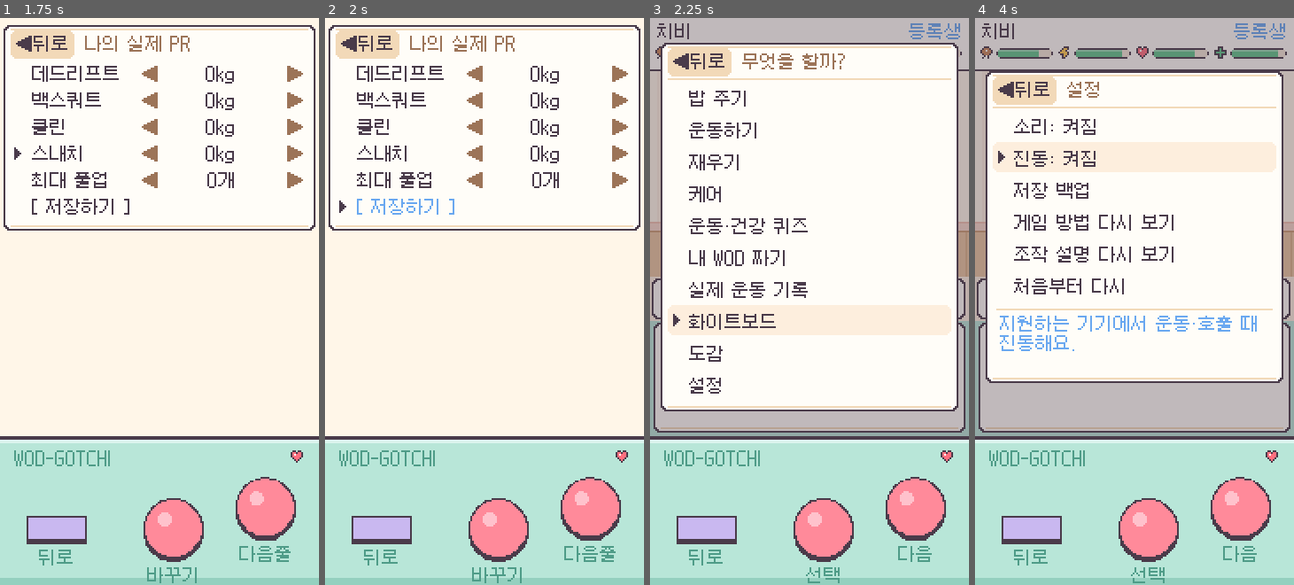
Above: before the commit, frames 1-4 (left to right).
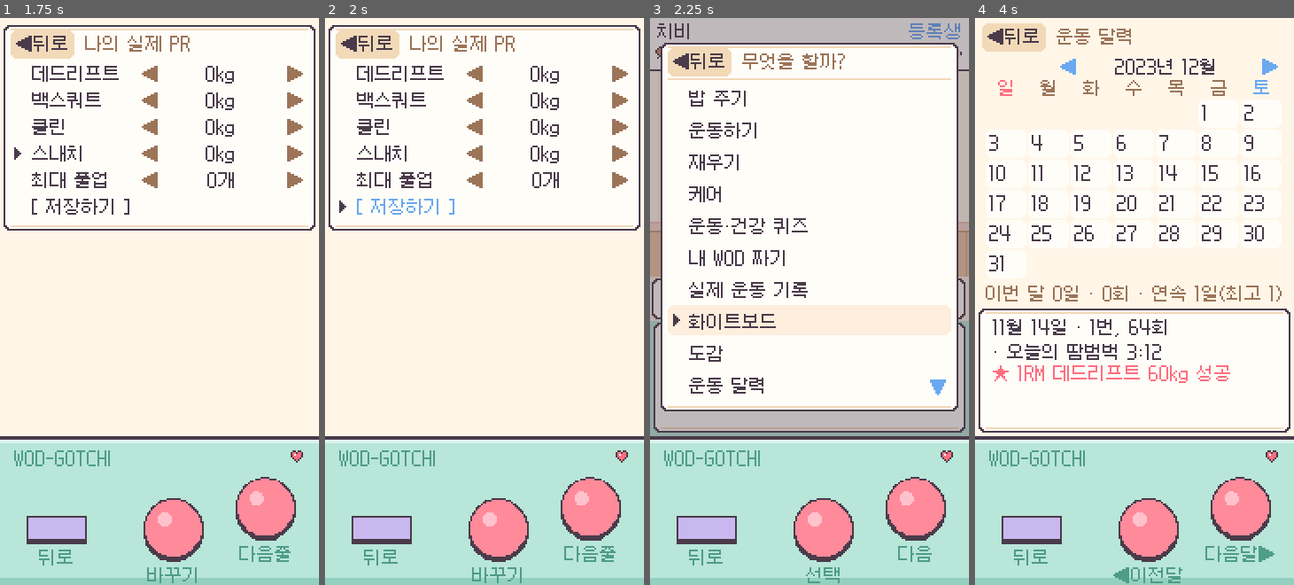
Above: after the commit, the same moments.

Repository: youngjungcho/WOD-GOTCHI
Game: Godot game, scene res://tests/LayoutShot.tscn
The game is run twice, just before and just after one commit, with the same random seed, the same clock (stepped at 60 frames per second) and the same inputs. This scene is started directly instead of the project's main scene.
Inputs (mouse positions are in pixels of both pictures, inside the frame that each line leads up to):
- Up to frame 1 (1.75 s): tap Enter at 0.5 s; move the mouse to (229, 273) at 0.52 s; hold Right 0.53-1.28 s; tap Z at 0.6 s; click (229, 273) at 0.67 s; tap Space at 0.77, 1.52 s; move the mouse to (95, 329) at 1.27 s; hold Down from 1.28 s (still down); tap X at 1.35 s
- Up to frame 2 (2 s): keep holding Down
- Up to frame 3 (2.25 s): move the mouse to (841, 176) at 2.02 s; release Down at 2.03 s; hold Right from 2.03 s (still down); tap Enter at 2.1 s
- Up to frame 4 (4 s): move the mouse to (1118, 414) at 2.77 s; release Right at 2.78 s; hold Up 2.78-3.53 s; tap Tab at 2.85 s; click (1118, 414) at 2.92 s; tap Space at 3.02, 3.5, 3.77 s; move the mouse to (1230, 386) at 3.52 s; hold Left from 3.53 s (still down); tap C at 3.6 s

Frames 1-2 are identical in both runs. In frame 3, 0.3% of the frame differs, in the area x 12-93%, y 63-67%; in frame 4, 36%, in the area x 0-100%, y 0-100%.

Commit message:
운동 기록 달력 추가, 날짜 시간대 버그 수정
- 날짜별 운동 기록(WOD 결과, 1RM, 실제 PR, 체크인)과 PR 표시
- 달력 화면: 운동한 날 색칠, PR 표시, 날짜별 상세, 이번 달 요약, 연속 운동 일수, 월 이동
- 날짜 계산을 기기 시간대 기준으로 통일 (연속 일수, 출석 '어제' 판단)

Co-Authored-By: Claude Opus 5.5 <noreply@anthropic.com>

Diff:
--- a/scripts/game_state.gd
+++ b/scripts/game_state.gd
@@ -65,6 +65,12 @@
 
 static func today() -> String:
 	return Time.get_date_string_from_system()
+
+
+## 유닉스 시간 → 이 기기 시간대 기준 날짜 "YYYY-MM-DD" (today()와 같은 기준)
+static func local_date(unix: float) -> String:
+	var bias: int = Time.get_time_zone_from_system().get("bias", 0)
+	return Time.get_date_string_from_unix_time(int(unix) + bias * 60)
 
 
 # ---------- 생성 / 저장 ----------
@@ -224,7 +230,7 @@
 	var d := today()
 	var att: Dictionary = data.get("attend", {"last": "", "streak": 0, "best": 0})
 	if att.last != d:
-		var yesterday := Time.get_date_string_from_unix_time(int(now()) - 86400)
+		var yesterday := local_date(now() - 86400)
 		att.streak = int(att.streak) + 1 if att.last == yesterday else 1
 		att.best = maxi(int(att.best), int(att.streak))
 		att.last = d
@@ -296,6 +302,48 @@
 		add_mental(3.0)
 		toast.emit("오늘 미션 올클리어! +%d코인, 멘탈 +3" % MISSION_BONUS)
 	changed.emit()
+
+
+# ---------- 운동 기록 (달력) ----------
+const LOG_DAYS := 400  # 이 일수보다 오래된 기록은 지운다
+
+
+## 오늘 기록. {"reps": 총 횟수, "sessions": 운동 수, "items": [{"text", "pr"}]}
+func _day_log(day: String = "") -> Dictionary:
+	if day == "":
+		day = today()
+	if not data.has("log"):
+		data.log = {}
+	var lg: Dictionary = data.log
+	if not lg.has(day):
+		lg[day] = {"reps": 0, "sessions": 0, "items": []}
+		_prune_log()
+	return lg[day]
+
+
+func _prune_log() -> void:
+	var lg: Dictionary = data.log
+	if lg.size() <= LOG_DAYS:
+		return
+	var keys := lg.keys()
+	keys.sort()
+	for i in keys.size() - LOG_DAYS:
+		lg.erase(keys[i])
+
+
+## 달력에 남길 한 줄. pr=true면 그날 ★
+func log_item(text: String, pr: bool = false) -> void:
+	var dl := _day_log()
+	var items: Array = dl.items
+	items.append({"text": text, "pr": pr})
+	while items.size() > 12:
+		items.pop_front()
+
+
+func log_reps(reps: int) -> void:
+	var dl := _day_log()
+	dl.reps = int(dl.reps) + reps
+	dl.sessions = int(dl.sessions) + 1
 
 
 # ---------- 저장 백업 ----------
@@ -1123,6 +1171,10 @@
 		return "오늘은 이미 체크인했어요!"
 	r.checkin_day = today()
 	add_gauge("mood", 15)
+	log_item("실제 운동 체크인")
+	if not data.has("workout_days"):
+		data.workout_days = {}
+	data.workout_days[today()] = true
 	for s in STATS:
 		data.xp[s] = float(data.xp[s]) + 6.0
 	var msgs := check_stage_up()
@@ -1138,6 +1190,7 @@
 	if value <= old:
 		return "기존 기록(%s)보다 높아야 보너스를 받아요." % Pal.num(old)
 	prs[key] = value
+	log_item("실제 PR %s %s" % [LIFTS.get(key, "최대 풀업"), Pal.num(value) + ("개" if key == "pullup" else "kg")], true)
 	var stat: String = {"deadlift": "str", "squat": "str", "clean": "tec", "snatch": "tec", "pullup": "gym"}[key]
 	data.xp[stat] = float(data.xp[stat]) + 30.0
 	add_gauge("mood", 20)
--- a/scripts/menus.gd
+++ b/scripts/menus.gd
@@ -15,6 +15,7 @@
 		{"label": "실제 운동 기록", "cb": func(): main.push(real_menu(main))},
 		{"label": "화이트보드", "cb": func(): main.pop(); main.push(StatsScreen.new())},
 		{"label": "도감", "cb": func(): main.pop(); main.push(DexScreen.new())},
+		{"label": "운동 달력", "cb": func(): main.pop(); main.push(CalendarScreen.new())},
 		{"label": "설정", "cb": func(): main.push(settings_menu(main))},
 	])
 
--- /dev/null
+++ b/scripts/screens/calendar_screen.gd
@@ -0,0 +1,191 @@
+class_name CalendarScreen
+extends Screen
+## 운동 기록 달력. 운동한 날은 색칠(많이 할수록 진하게), PR한 날은 ★, 오늘은 테두리.
+## 날짜를 누르면 그날 한 운동이 아래에 나온다. ◀ ▶로 달을 넘긴다.
+## 버튼: B 이전 달, A 다음 달, 메뉴 뒤로
+
+const CELL := Vector2(24, 17)
+const GRID_Y := 46.0
+const WEEK := ["일", "월", "화", "수", "목", "금", "토"]
+
+var _year: int
+var _month: int
+var _sel := ""  # 고른 날짜 "YYYY-MM-DD"
+
+
+func _init() -> void:
+	super()
+	var d := Time.get_date_dict_from_system()
+	_year = d.year
+	_month = d.month
+	_sel = GameState.today()
+
+
+func button_labels() -> Dictionary:
+	return {"a": "다음달▶", "b": "◀이전달", "menu": "뒤로"}
+
+
+func _shift(delta: int) -> void:
+	_month += delta
+	if _month < 1:
+		_month = 12
+		_year -= 1
+	elif _month > 12:
+		_month = 1
+		_year += 1
+	Sfx.play("move")
+
+
+func on_button(btn: String, down: bool) -> void:
+	if not down:
+		return
+	match btn:
+		"a":
+			_shift(1)
+		"b":
+			_shift(-1)
+		"menu":
+			Sfx.play("back")
+			main.pop()
+
+
+func on_dir(d: Vector2i) -> void:
+	if d.x != 0:
+		_shift(d.x)
+
+
+static func _date_str(y: int, m: int, day: int) -> String:
+	return "%04d-%02d-%02d" % [y, m, day]
+
+
+static func _days_in(y: int, m: int) -> int:
+	if m == 2:
+		return 29 if (y % 4 == 0 and y % 100 != 0) or y % 400 == 0 else 28
+	return 30 if m in [4, 6, 9, 11] else 31
+
+
+## 그 달 1일의 요일 (0=일요일)
+static func _first_weekday(y: int, m: int) -> int:
+	var unix := Time.get_unix_time_from_datetime_dict({"year": y, "month": m, "day": 1, "hour": 12})
+	return Time.get_date_dict_from_unix_time(unix).weekday
+
+
+func _cell_rect(day: int) -> Rect2:
+	var idx := _first_weekday(_year, _month) + day - 1
+	return Rect2(6 + (idx % 7) * CELL.x, GRID_Y + (idx / 7) * CELL.y, CELL.x - 1, CELL.y - 1)
+
+
+func on_tap(pos: Vector2) -> void:
+	if Rect2(4, 3, 36, 16).grow(3).has_point(pos):
+		Sfx.play("back")
+		main.pop()
+		return
+	if Rect2(48, 20, 16, 14).grow(4).has_point(pos):
+		_shift(-1)
+		return
+	if Rect2(size.x - 22, 20, 16, 14).grow(4).has_point(pos):
+		_shift(1)
+		return
+	for day in range(1, _days_in(_year, _month) + 1):
+		if _cell_rect(day).has_point(pos):
+			_sel = _date_str(_year, _month, day)
+			Sfx.play("move")
+			return
+
+
+func _worked(date: String) -> bool:
+	return (GameState.data.get("workout_days", {}) as Dictionary).has(date) or _log(date).get("sessions", 0) > 0
+
+
+func _log(date: String) -> Dictionary:
+	return (GameState.data.get("log", {}) as Dictionary).get(date, {})
+
+
+func _has_pr(date: String) -> bool:
+	for it in _log(date).get("items", []):
+		if it.get("pr", false):
+			return true
+	return false
+
+
+## 오늘부터 거꾸로 이어진 연속 운동 일수와, 기록 전체에서 가장 긴 연속 일수.
+func _streaks() -> Vector2i:
+	var days: Dictionary = GameState.data.get("workout_days", {})
+	var dates := []
+	for k in days:
+		if String(k).length() == 10:
+			dates.append(String(k))
+	dates.sort()
+	var best := 0
+	var run := 0
+	var prev := 0
+	for ds in dates:
+		var u := int(Time.get_unix_time_from_datetime_string(ds + "T12:00:00"))
+		run = run + 1 if prev > 0 and u - prev == 86400 else 1
+		best = maxi(best, run)
+		prev = u
+	# 현재 연속: 오늘(또는 어제)부터 거꾸로
+	var cur := 0
+	var u0 := int(GameState.now())
+	if not days.has(GameState.today()):
+		u0 -= 86400
+	while days.has(GameState.local_date(u0)):
+		cur += 1
+		u0 -= 86400
+	return Vector2i(cur, best)
+
+
+func _draw() -> void:
+	draw_rect(Rect2(Vector2.ZERO, size), Pal.LIGHT)
+	# 머리: 뒤로 / 연월 / 이동
+	Pal.round_rect(self, Rect2(4, 3, 36, 16), Pal.MID)
+	Pal.text(self, Vector2(7, 5), "◀뒤로", Pal.INK)
+	Pal.text(self, Vector2(46, 5), "운동 달력", Pal.DARK)
+	Pal.text(self, Vector2(48, 22), "◀", Pal.BLUE)
+	Pal.text_center(self, Rect2(60, 21, size.x - 84, 12), "%d년 %d월" % [_year, _month], Pal.INK)
+	Pal.text(self, Vector2(size.x - 18, 22), "▶", Pal.BLUE)
+	for i in 7:
+		Pal.text_center(self, Rect2(6 + i * CELL.x, 34, CELL.x, 11), WEEK[i], Pal.RED if i == 0 else (Pal.BLUE if i == 6 else Pal.DARK))
+	# 날짜 칸
+	var month_days := 0
+	var month_reps := 0
+	var today := GameState.today()
+	for day in range(1, _days_in(_year, _month) + 1):
+		var ds := _date_str(_year, _month, day)
+		var r := _cell_rect(day)
+		var lg := _log(ds)
+		var col := Pal.WHITE
+		if _worked(ds):
+			month_days += 1
+			month_reps += int(lg.get("reps", 0))
+			var reps := int(lg.get("reps", 0))
+			col = Pal.MINT.lightened(0.3) if reps < 40 else (Pal.MINT if reps < 100 else Pal.GREEN)
+		Pal.round_rect(self, r, col)
+		if ds == _sel:
+			Pal.frame(self, r.grow(1), Pal.BLUE)
+		elif ds == today:
+			Pal.frame(self, r, Pal.RED)
+		Pal.text(self, r.position + Vector2(2, 2), str(day), Pal.INK)
+		if _has_pr(ds):
+			Pal.icon(self, r.position + Vector2(r.size.x - 8, r.size.y - 8), "heart")
+	# 요약
+	var st := _streaks()
+	var y := GRID_Y + 6 * CELL.y + 2
+	Pal.text(self, Vector2(6, y), "이번 달 %d일 · %d회 · 연속 %d일(최고 %d)" % [month_days, month_reps, st.x, st.y], Pal.DARK)
+	# 고른 날의 기록
+	var box := Rect2(2, y + 14, size.x - 4, size.y - y - 16)
+	Pal.window(self, box)
+	var lg := _log(_sel)
+	var parts := _sel.split("-")
+	var title := "%d월 %d일" % [int(parts[1]), int(parts[2])]
+	if lg.is_empty():
+		Pal.text(self, box.position + Vector2(8, 5), title + (" · 운동함 (상세 기록 없음)" if _worked(_sel) else " · 기록 없음"), Pal.INK)
+		return
+	Pal.text(self, box.position + Vector2(8, 5), "%s · %d번, %d회" % [title, int(lg.sessions), int(lg.reps)], Pal.INK)
+	var items: Array = lg.get("items", [])
+	var line_y := box.position.y + 19
+	var start := maxi(0, items.size() - int((box.size.y - 22) / 12))
+	for i in range(start, items.size()):
+		var it: Dictionary = items[i]
+		Pal.text(self, Vector2(box.position.x + 8, line_y), ("★ " if it.get("pr", false) else "· ") + String(it.text), Pal.RED if it.get("pr", false) else Pal.INK)
+		line_y += 12
--- a/scripts/screens/lift_game.gd
+++ b/scripts/screens/lift_game.gd
@@ -177,6 +177,8 @@
 		for s in base:
 			xp[s] = base[s] * 0.25
 	msgs.append_array(GameState.apply_workout(xp, 12.0, 6.0, false))
+	var is_pr := ok and msgs.size() > 0 and String(msgs[0]).begins_with("NEW PR")
+	GameState.log_item("1RM %s %skg %s" % [lift_name, Pal.num(weight), "성공" if ok else "실패"], is_pr)
 	var msg := "\n".join(msgs)
 	# 결과 자세를 잠깐 보여준 뒤 메시지
 	get_tree().create_timer(0.9).timeout.connect(func(): main.say(msg, func(): main.pop()))
--- a/scripts/screens/wod_play.gd
+++ b/scripts/screens/wod_play.gd
@@ -298,6 +298,8 @@
 		if total > int(rb.get(_done[0].id, 0)):
 			rb[_done[0].id] = total
 	msgs.append_array(GameState.train(_done, extra))
+	GameState.log_reps(total)
+	GameState.log_item(_log_text(kind, total), msgs.any(func(m): return String(m).begins_with("NEW PR")))
 	GameState.mission_event("reps", total)
 	if not quit and kind != "cap":
 		GameState.mission_event("wod")
@@ -312,6 +314,22 @@
 			main.pop()
 			if offer_save:
 				main.push(Menus.save_wod_menu(main, wod))))
+
+
+## 달력에 남길 한 줄 요약.
+func _log_text(kind: String, total: int) -> String:
+	var nm := String(wod.name).replace("오늘의 WOD: ", "오늘의 ")
+	if kind == "quit":
+		return "%s 포기 (%d회)" % [nm, total]
+	match _type:
+		"amrap":
+			var rounds := int(total / max(1, _round_reps))
+			return "AMRAP %s %dR+%d" % [nm, rounds, total - rounds * _round_reps]
+		"emom":
+			return "EMOM %s %d/%d분" % [nm, _emom_ok, int(wod.get("minutes", 8))]
+	if kind == "cap":
+		return "%s 타임캡 %d회" % [nm, total]
+	return "%s %s" % [nm, _fmt(_g())]
 
 
 static func _fmt(sec: float) -> String:
--- a/tests/layout_shot.gd
+++ b/tests/layout_shot.gd
@@ -27,6 +27,14 @@
 	await get_tree().create_timer(1.0).timeout
 	await _shot("phone_mission")
 	main.pop_to_root()
+	GameState.data.workout_days = {GameState.today(): true}
+	GameState.log_reps(64)
+	GameState.log_item("오늘의 땀범벅 3:12")
+	GameState.log_item("1RM 데드리프트 60kg 성공", true)
+	main.push(CalendarScreen.new())
+	await get_tree().create_timer(0.3).timeout
+	await _shot("phone_calendar")
+	main.pop_to_root()
 	main.push(Menus.settings_menu(main))
 	await get_tree().create_timer(0.3).timeout
 	await _shot("phone_settings")
--- a/tests/smoke_test.gd
+++ b/tests/smoke_test.gd
@@ -408,7 +408,7 @@
 	main.pop_to_root()
 	print("DONE gauges=", GameState.data.gauges, " stage=", GameState.data.stage)
 	# ---- 출석 · 미션 ----
-	GameState.data.attend = {"last": Time.get_date_string_from_unix_time(int(GameState.now()) - 86400), "streak": 6, "best": 6}
+	GameState.data.attend = {"last": GameState.local_date(GameState.now() - 86400), "streak": 6, "best": 6}
 	GameState.data.missions = {}
 	var c0 := GameState.coins()
 	GameState.check_day()
@@ -430,6 +430,17 @@
 	await press("a")
 	await wait(0.2)
 	await shot("home_with_mission")
+	# ---- 운동 달력 ----
+	print("log today=", GameState.data.get("log", {}).get(GameState.today(), {}))
+	GameState.log_item("테스트 PR", true)
+	main.push(CalendarScreen.new())
+	await wait(0.3)
+	await shot("calendar")
+	print("streaks=", main.top()._streaks())
+	main.top()._shift(-1)
+	await wait(0.2)
+	await shot("calendar_prev")
+	main.pop_to_root()
 	# ---- 첫 안내, 설정, 저장 코드 ----
 	main.pop_to_root()
 	GameState.data.sleeping = false
Not shown, added: scripts/screens/calendar_screen.gd.uid
Not shown, changed: docs/GAME_DESIGN.md
